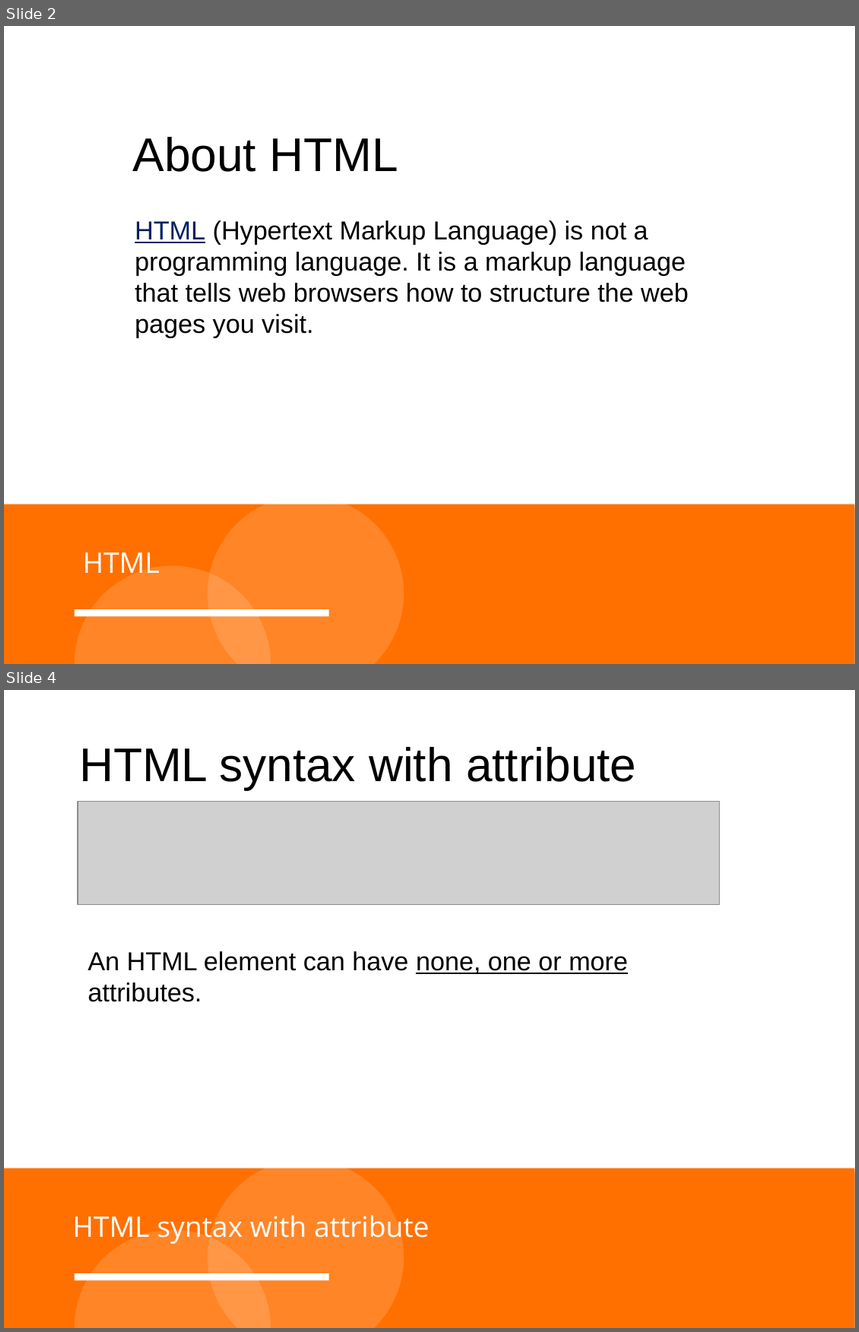
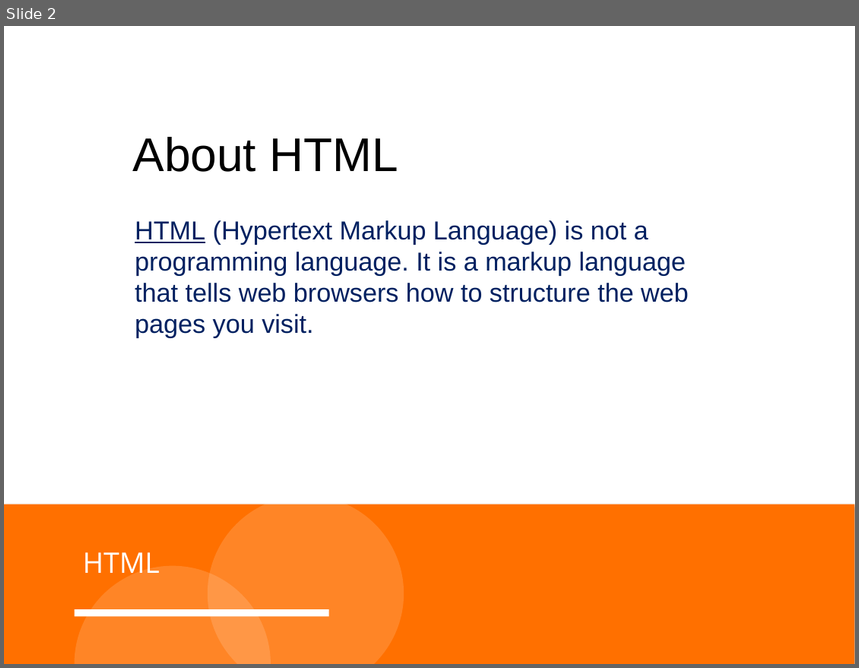
Before and after one commit to MortenBonderup/E20Material, a slide deck: 1. HTML elements and attributes/1.01 HTML document template/Lecture/HTML syntax.pptx. Shown one above the other, each under a label of ours: slides 2 and 4 before the commit, slide 2 after it; the slides between them are not shown. The pictures are 859x1332 and 859x668 pixels, drawn with LibreOffice and Linux fonts; fonts in the diff are those of the drawing; grey boxes stand for pictures; background and template pictures are left out. Boxes give left, top, right and bottom in pixels: in the first picture for what was removed or moved away, otherwise in the second. Text is boxed around its words. In the diff, an @@ line names an element or a change of style, - is before the commit and + after.

```diff
--- a/1. HTML elements and attributes/1.01 HTML document template/Lecture/HTML syntax.pptx
+++ b/1. HTML elements and attributes/1.01 HTML document template/Lecture/HTML syntax.pptx
@@ slide 4 removed at [4, 690, 855, 1328], background #FFFFFF; not listed: 4 template elements that a slide beside it also shows @@
@@ text removed at [79, 747, 637, 790] @@
-HTML syntax with attribute
@@ picture removed at [78, 802, 720, 904] @@
@@ text removed at [88, 951, 628, 1002] @@
-An HTML element can have none, one or more attributes.
@@ text removed at [72, 1215, 430, 1244] @@
-HTML syntax with attribute
@@ slide 2 changed as well @@
@@ text "HTML (Hypertext Markup Language) is ..." at [135, 221, 689, 338]: text colour #000000 to #002060 @@
```
Also in this commit, not shown: 1 slide added, 1 other slide removed, 1 other file.
